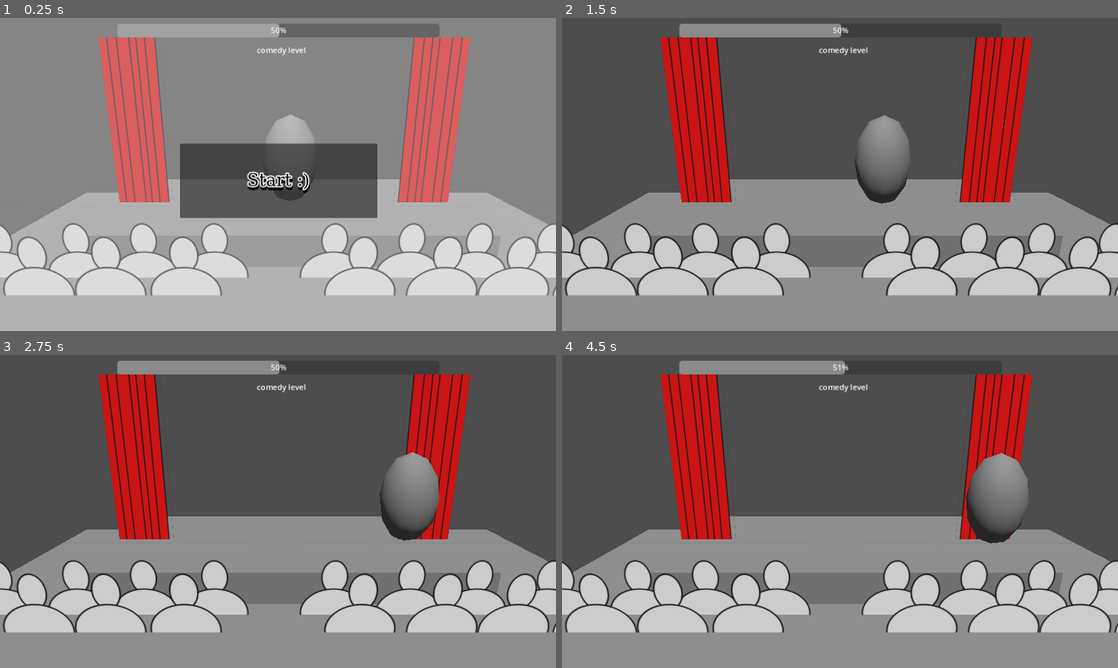
Above: before the commit, frames 1-4 (two rows, left to right).
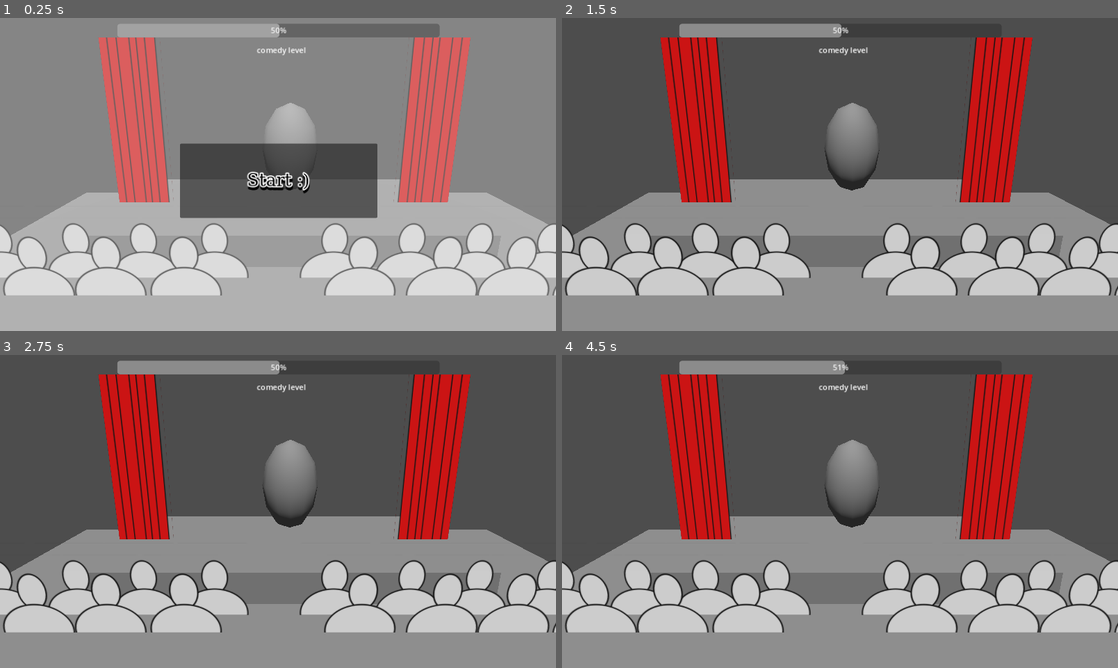
Above: after the commit, the same moments.

Repository: lurppa/barkable
Game: Godot game, scene res://scenes/main.tscn
Same seed, same stepped clock (60 frames per second), same inputs: the game is played once before the commit and once after it.
Inputs (mouse positions are in pixels of both pictures, inside the frame that each line leads up to):
- Up to frame 1 (0.25 s): no input
- Up to frame 2 (1.5 s): click "Start :)" at 0.5 s; tap Enter (ui_accept) at 1.25 s; move the mouse to (962, 158) at 1.27 s; hold D (Move Right, bound only before the commit) from 1.28 s (still down); tap S (Move Front, bound only before the commit) at 1.35 s; click (962, 158) at 1.42 s
- Up to frame 3 (2.75 s): tap Enter (ui_accept) at 1.52 s; release D (Move Right, bound only before the commit) at 2 s; drag from (166, 527) to (250, 574) at 2.02 s
- Up to frame 4 (4.5 s): tap Enter (ui_accept) at 2.75, 3.5 s; move the mouse to (895, 442) at 2.77 s; hold D (Move Right, bound only before the commit) 2.78-3.5 s; hold F 2.78-3.5 s; tap S (Move Front, bound only before the commit) at 3.05 s; drag from (812, 574) to (673, 464) at 3.52 s; click "Good option" at 4.25 s

The runs differ from the first frame. In frame 1, 0.4% of the frame differs, in the area x 48-57%, y 27-59%; in frame 2, 2.7%; in frame 3, 3.6%; in frame 4, 3.9%, in the area x 47-84%, y 27-61%.
Error after the commit: Parse Error: Too many arguments for "move_and_slide()" call. Expected at most 0 but received 2. (res://scripts/comedian.gd:60)

Commit message:
phantom camera

Diff:
--- a/project.godot
+++ b/project.godot
@@ -21,35 +21,39 @@
 
 [editor_plugins]
 
-enabled=PackedStringArray("res://addons/anthonyec.camera_preview/plugin.cfg")
+enabled=PackedStringArray("res://addons/anthonyec.camera_preview/plugin.cfg", "res://addons/phantom_camera/plugin.cfg")
 
 [input]
 
-"Move Back"={
+move_back={
 "deadzone": 0.5,
 "events": [Object(InputEventKey,"resource_local_to_scene":false,"resource_name":"","device":-1,"window_id":0,"alt_pressed":false,"shift_pressed":false,"ctrl_pressed":false,"meta_pressed":false,"pressed":false,"keycode":0,"physical_keycode":87,"key_label":0,"unicode":119,"echo":false,"script":null)
 , Object(InputEventKey,"resource_local_to_scene":false,"resource_name":"","device":-1,"window_id":0,"alt_pressed":false,"shift_pressed":false,"ctrl_pressed":false,"meta_pressed":false,"pressed":false,"keycode":0,"physical_keycode":4194320,"key_label":0,"unicode":0,"echo":false,"script":null)
 ]
 }
-"Move Front"={
+move_forward={
 "deadzone": 0.5,
 "events": [Object(InputEventKey,"resource_local_to_scene":false,"resource_name":"","device":-1,"window_id":0,"alt_pressed":false,"shift_pressed":false,"ctrl_pressed":false,"meta_pressed":false,"pressed":false,"keycode":0,"physical_keycode":83,"key_label":0,"unicode":115,"echo":false,"script":null)
 , Object(InputEventKey,"resource_local_to_scene":false,"resource_name":"","device":-1,"window_id":0,"alt_pressed":false,"shift_pressed":false,"ctrl_pressed":false,"meta_pressed":false,"pressed":false,"keycode":0,"physical_keycode":4194322,"key_label":0,"unicode":0,"echo":false,"script":null)
 ]
 }
-"Move Left"={
+move_left={
 "deadzone": 0.5,
 "events": [Object(InputEventKey,"resource_local_to_scene":false,"resource_name":"","device":-1,"window_id":0,"alt_pressed":false,"shift_pressed":false,"ctrl_pressed":false,"meta_pressed":false,"pressed":false,"keycode":0,"physical_keycode":65,"key_label":0,"unicode":97,"echo":false,"script":null)
 , Object(InputEventKey,"resource_local_to_scene":false,"resource_name":"","device":-1,"window_id":0,"alt_pressed":false,"shift_pressed":false,"ctrl_pressed":false,"meta_pressed":false,"pressed":false,"keycode":0,"physical_keycode":4194319,"key_label":0,"unicode":0,"echo":false,"script":null)
 ]
 }
-"Move Right"={
+move_right={
 "deadzone": 0.5,
 "events": [Object(InputEventKey,"resource_local_to_scene":false,"resource_name":"","device":-1,"window_id":0,"alt_pressed":false,"shift_pressed":false,"ctrl_pressed":false,"meta_pressed":false,"pressed":false,"keycode":0,"physical_keycode":68,"key_label":0,"unicode":100,"echo":false,"script":null)
 , Object(InputEventKey,"resource_local_to_scene":false,"resource_name":"","device":-1,"window_id":0,"alt_pressed":false,"shift_pressed":false,"ctrl_pressed":false,"meta_pressed":false,"pressed":false,"keycode":0,"physical_keycode":4194321,"key_label":0,"unicode":0,"echo":false,"script":null)
 ]
 }
 
+[layer_names]
+
+3d_physics/layer_2="player"
+
 [rendering]
 
 renderer/rendering_method="mobile"
--- /dev/null
+++ b/scenes/comedian.tscn
@@ -0,0 +1,26 @@
+[gd_scene load_steps=4 format=3 uid="uid://br3nycjpo7pys"]
+
+[ext_resource type="Script" path="res://scripts/comedian.gd" id="1_msiyj"]
+
+[sub_resource type="CapsuleShape3D" id="CapsuleShape3D_jhgu1"]
+height = 1.6
+
+[sub_resource type="StandardMaterial3D" id="StandardMaterial3D_tsoy0"]
+albedo_color = Color(1, 0.235294, 1, 1)
+
+[node name="Comedian" type="CharacterBody3D" groups=["player"]]
+transform = Transform3D(1, 0, 0, 0, 1, 0, 0, 0, 1, 0, 1.50514, 0)
+script = ExtResource("1_msiyj")
+fall_trigger_path = NodePath("../Platform/Walls/FrontTrigger")
+
+[node name="CollisionShape3D" type="CollisionShape3D" parent="."]
+shape = SubResource("CapsuleShape3D_jhgu1")
+
+[node name="CSGSphere3D" type="CSGSphere3D" parent="."]
+transform = Transform3D(1, 0, 0, 0, 1.6, 0, 0, 0, 1, 0, 0, 0)
+
+[node name="CSGBox3D" type="CSGBox3D" parent="."]
+transform = Transform3D(1, 0, 0, 0, 1, 0, 0, 0, 1, 0, 0.305, -0.599)
+layers = 2
+material_override = SubResource("StandardMaterial3D_tsoy0")
+size = Vector3(0.1, 0.1, 0.5)
--- /dev/null
+++ b/scenes/prototype.tscn
@@ -0,0 +1,96 @@
+[gd_scene load_steps=8 format=3 uid="uid://bu23ta1ku1gtq"]
+
+[ext_resource type="Script" path="res://addons/phantom_camera/scripts/phantom_camera/phantom_camera_3D.gd" id="1_p4mv3"]
+[ext_resource type="PackedScene" uid="uid://ccj2hdg614r6x" path="res://scenes/main.tscn" id="1_tbc6p"]
+[ext_resource type="PackedScene" uid="uid://br3nycjpo7pys" path="res://scenes/comedian.tscn" id="2_w3bos"]
+[ext_resource type="Script" path="res://scripts/stage_camera_trigger.gd" id="2_xuwo3"]
+[ext_resource type="Script" path="res://addons/phantom_camera/scripts/phantom_camera_host/phantom_camera_host.gd" id="3_0uy2b"]
+
+[sub_resource type="BoxShape3D" id="BoxShape3D_x7o74"]
+size = Vector3(6.55579, 3.24622, 2.86499)
+
+[sub_resource type="BoxShape3D" id="BoxShape3D_t8gpf"]
+size = Vector3(54.0936, 1, 21.7646)
+
+[node name="Prototype" type="Node3D"]
+
+[node name="Main" parent="." instance=ExtResource("1_tbc6p")]
+script = null
+
+[node name="Menu" parent="Main" index="0"]
+visible = false
+
+[node name="CollisionShape3D4" parent="Main/Stage/Platform/Walls/StaticBody3D" index="2"]
+transform = Transform3D(1, 0, 0, 0, 1, 0, 0, 0, 1, 0.0246758, -22.6529, -2.05959)
+
+[node name="Comedian" parent="Main/Stage" index="1"]
+visible = false
+
+[node name="StageCameraTrigger" type="Area3D" parent="Main/Stage" index="2"]
+collision_layer = 0
+collision_mask = 2
+script = ExtResource("2_xuwo3")
+
+[node name="CollisionShape3D" type="CollisionShape3D" parent="Main/Stage/StageCameraTrigger"]
+transform = Transform3D(1, 0, 0, 0, 1, 0, 0, 0, 1, -0.0326538, 1.12311, 0.0045166)
+shape = SubResource("BoxShape3D_x7o74")
+
+[node name="Camera3D" parent="Main" index="2"]
+transform = Transform3D(0.484811, 0, -0.874629, 0, 0.999996, 0, 0.874622, 0, 0.484815, -9.53618, 1.50514, -9.18578)
+fov = 73.9218
+
+[node name="PhantomCameraHost" type="Node" parent="Main/Camera3D" index="0"]
+script = ExtResource("3_0uy2b")
+
+[node name="Comedian" parent="." instance=ExtResource("2_w3bos")]
+transform = Transform3D(0.484809, 0, -0.87462, 0, 1, 0, 0.87462, 0, 0.484809, -6.91232, 1.50514, -10.6402)
+collision_layer = 2
+fall_trigger_path = NodePath("../Main/Stage/Platform/Walls/FrontTrigger")
+
+[node name="CameraHolder" type="Node3D" parent="Comedian"]
+transform = Transform3D(1, 0, 0, 0, 1, 0, 0, 0, 1, 0, 0, 3)
+
+[node name="PhantomCamera3D" type="Node3D" parent="Comedian/CameraHolder"]
+transform = Transform3D(1, 0, 1.19211e-07, 0, 0.999996, 0, -1.1921e-07, 0, 1.00001, 0, 0, 0)
+script = ExtResource("1_p4mv3")
+priority_override = false
+priority = 1
+follow_mode = 1
+follow_target = NodePath("..")
+follow_parameters/damping = false
+look_at_mode = 2
+look_at_target = NodePath("../..")
+look_at_parameters/look_at_target_offset = Vector3(0, 0, 0)
+tween_parameters = null
+tween_on_load = true
+inactive_update_mode = 0
+camera_3D_resource = null
+
+[node name="StaticBody3D" type="StaticBody3D" parent="."]
+transform = Transform3D(1, 0, 0, 0, 1, 0, 0, 0, 1, 0, -1.26604, 0)
+
+[node name="ground" type="CollisionShape3D" parent="StaticBody3D"]
+transform = Transform3D(1, 0, 0, 0, 1, 0, 0, 0, 1, -0.693634, 1.41184, -11.9954)
+shape = SubResource("BoxShape3D_t8gpf")
+
+[node name="CrowdCamera" type="Node3D" parent="."]
+transform = Transform3D(1, 0, 0, 0, 1, 0, 0, 0, 1, 0, 2.56944, 2.50016)
+
+[node name="PhantomCamera3D" type="Node3D" parent="CrowdCamera"]
+transform = Transform3D(0.88502, -0.0332863, 0.464362, 0, 0.997441, 0.0714984, -0.465553, -0.0632776, 0.882755, 0, 0, 0)
+script = ExtResource("1_p4mv3")
+priority_override = false
+priority = 0
+follow_mode = 0
+look_at_mode = 2
+look_at_target = NodePath("../../Comedian")
+look_at_parameters/look_at_target_offset = Vector3(0, 0, 0)
+tween_parameters = null
+tween_on_load = true
+inactive_update_mode = 0
+camera_3D_resource = null
+
+[connection signal="body_entered" from="Main/Stage/StageCameraTrigger" to="Main/Stage/StageCameraTrigger" method="_on_body_entered"]
+
+[editable path="Main"]
+[editable path="Main/Stage"]
--- a/scenes/stage.tscn
+++ b/scenes/stage.tscn
@@ -1,7 +1,7 @@
-[gd_scene load_steps=7 format=3 uid="uid://nji7udnyfblo"]
+[gd_scene load_steps=6 format=3 uid="uid://nji7udnyfblo"]
 
 [ext_resource type="Script" path="res://scripts/stage.gd" id="1_8q0qf"]
-[ext_resource type="Script" path="res://scripts/comedian.gd" id="1_n1s5x"]
+[ext_resource type="PackedScene" uid="uid://br3nycjpo7pys" path="res://scenes/comedian.tscn" id="2_s5h6g"]
 
 [sub_resource type="BoxShape3D" id="BoxShape3D_ui3wm"]
 size = Vector3(6, 1, 3)
@@ -11,9 +11,6 @@
 
 [sub_resource type="BoxShape3D" id="BoxShape3D_lu5u5"]
 size = Vector3(1, 3, 2.97937)
-
-[sub_resource type="CapsuleShape3D" id="CapsuleShape3D_jhgu1"]
-height = 1.6
 
 [node name="Stage" type="Node3D"]
 script = ExtResource("1_8q0qf")
@@ -52,13 +49,4 @@
 transform = Transform3D(1, 0, 0, 0, 1, 0, 0, 0, 1, 0.0246758, 1.92539, -2.05959)
 shape = SubResource("BoxShape3D_1wk48")
 
-[node name="Comedian" type="CharacterBody3D" parent="." groups=["player"]]
-transform = Transform3D(1, 0, 0, 0, 1, 0, 0, 0, 1, 0, 1.50514, 0)
-script = ExtResource("1_n1s5x")
-fall_trigger_path = NodePath("../Platform/Walls/FrontTrigger")
-
-[node name="CollisionShape3D" type="CollisionShape3D" parent="Comedian"]
-shape = SubResource("CapsuleShape3D_jhgu1")
-
-[node name="CSGSphere3D" type="CSGSphere3D" parent="Comedian"]
-transform = Transform3D(1, 0, 0, 0, 1.6, 0, 0, 0, 1, 0, 0, 0)
+[node name="Comedian" parent="." instance=ExtResource("2_s5h6g")]
--- a/scripts/comedian.gd
+++ b/scripts/comedian.gd
@@ -9,7 +9,9 @@
 var gravity = ProjectSettings.get_setting("physics/3d/default_gravity")
 
 @onready var fall_trigger = get_node(fall_trigger_path)
-
+var target_velocity = Vector3.ZERO
+var angular_accelaration = 5
+var speed
 
 func _ready():
 	var helper = func(body):
@@ -23,22 +25,39 @@
 	if not is_on_floor():
 		velocity.y -= gravity * delta
 
+
+	var direction = Vector3.ZERO
+
+	# We check for each move input and update the direction accordingly.
+	if Input.is_action_pressed("move_right") || Input.is_action_pressed("move_left") || Input.is_action_pressed("move_back") || Input.is_action_pressed("move_forward"):
+		speed = 10
+		velocity = Vector3(Input.get_action_strength("move_right")-Input.get_action_strength("move_left"),0,Input.get_action_strength("move_down")-Input.get_action_strength("move_forward"))
+	else:
+		speed = 0
+
+	rotation.y = lerp(rotation.y,atan2(-velocity.x,-velocity.z),delta*angular_accelaration)
+		# Setting the basis property will affect the rotation of the node.
+		#$Pivot.basis = Basis.looking_at(direction)
+
 	# Handle jump.
 	#if Input.is_action_just_pressed("ui_accept") and is_on_floor():
 	#	velocity.y = JUMP_VELOCITY
 
 	# Get the input direction and handle the movement/deceleration.
 	# As good practice, you should replace UI actions with custom gameplay actions.
-	var input_dir = Input.get_vector("Move Left", "Move Right", "Move Back", "Move Front")
-	var direction = (transform.basis * Vector3(input_dir.x, 0, input_dir.y)).normalized()
-	if direction:
-		velocity.x = direction.x * SPEED
-		velocity.z = direction.z * SPEED
-	else:
-		velocity.x = move_toward(velocity.x, 0, SPEED)
-		velocity.z = move_toward(velocity.z, 0, SPEED)
+	#if Input.is_action_pressed("move_forward")
+	#var input_dir = Input.get_vector("move_left", "move_right", "move_back", "move_front")
+	#var direction = (transform.basis * Vector3(input_dir.x, 0, input_dir.y)).normalized()
+	#
+	#if direction:
+		#print(direction)
+		#velocity.x = direction.x * SPEED
+		#rotation.y += direction.z * SPEED * delta
+	#else:
+		#velocity.x = move_toward(velocity.x, 0, SPEED)
+		#velocity.z = move_toward(velocity.z, 0, SPEED)
 
-	move_and_slide()
+	self.move_and_slide(velocity *speed, Vector3.UP)
 
 
 func _fall_trigger_entered():
--- /dev/null
+++ b/scripts/stage_camera_trigger.gd
@@ -0,0 +1,5 @@
+extends Area3D
+
+
+func _on_body_entered(body):
+	$"../../../CrowdCamera/PhantomCamera3D".set_priority(2)
Binary file added: addons/phantom_camera/assets/PhantomCameraBtnPrimaryDefault.png
Not shown, added: addons/phantom_camera/assets/PhantomCameraBtnPrimaryDefault.png.import
Binary file added: addons/phantom_camera/assets/PhantomCameraBtnPrimaryHover.png
Not shown, added: addons/phantom_camera/assets/PhantomCameraBtnPrimaryHover.png.import
Not shown, added: addons/phantom_camera/examples/credits.txt
Not shown, added: addons/phantom_camera/examples/models/3DPrototypeCubeDark.tscn
Not shown, added: addons/phantom_camera/examples/resources/tween/FixedCameraTween.tres
Not shown, added: addons/phantom_camera/examples/resources/tween/InventoryPhantomCamera2DTween.tres
Not shown, added: addons/phantom_camera/examples/resources/tween/ItemFocusPhantomCamera2DTween.tres
Not shown, added: addons/phantom_camera/examples/resources/tween/PlayerPhantomCamera2DTween.tres
Not shown, added: addons/phantom_camera/examples/resources/tween/PlayerPhantomCamera3DTween.tres
Not shown, added: addons/phantom_camera/examples/scripts/2D/2D_trigger_area.gd
(and 74 more such lines)
